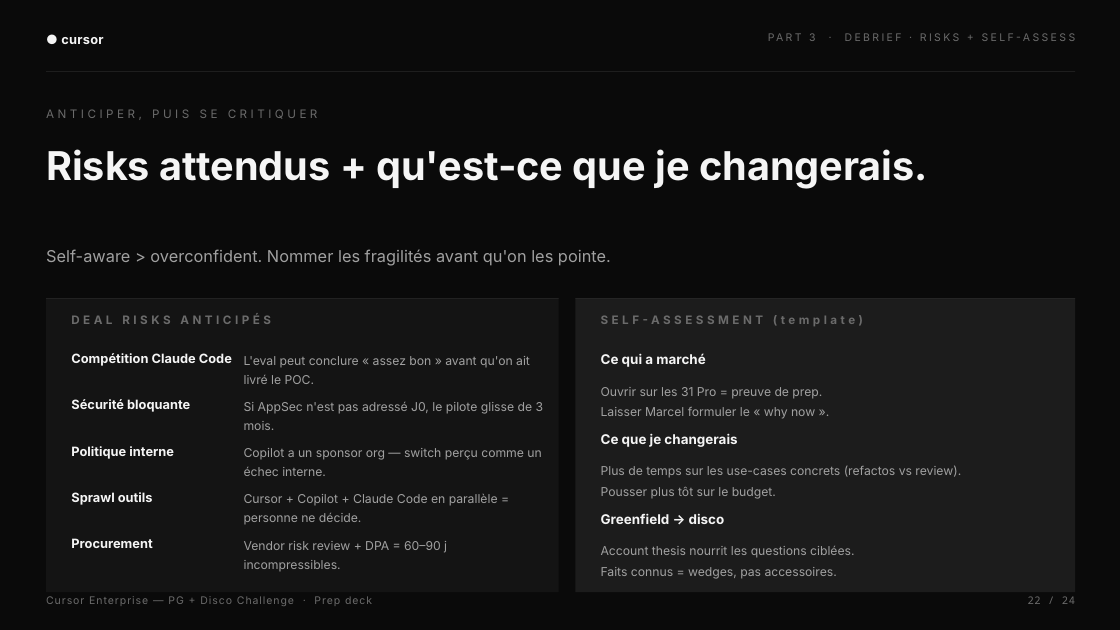
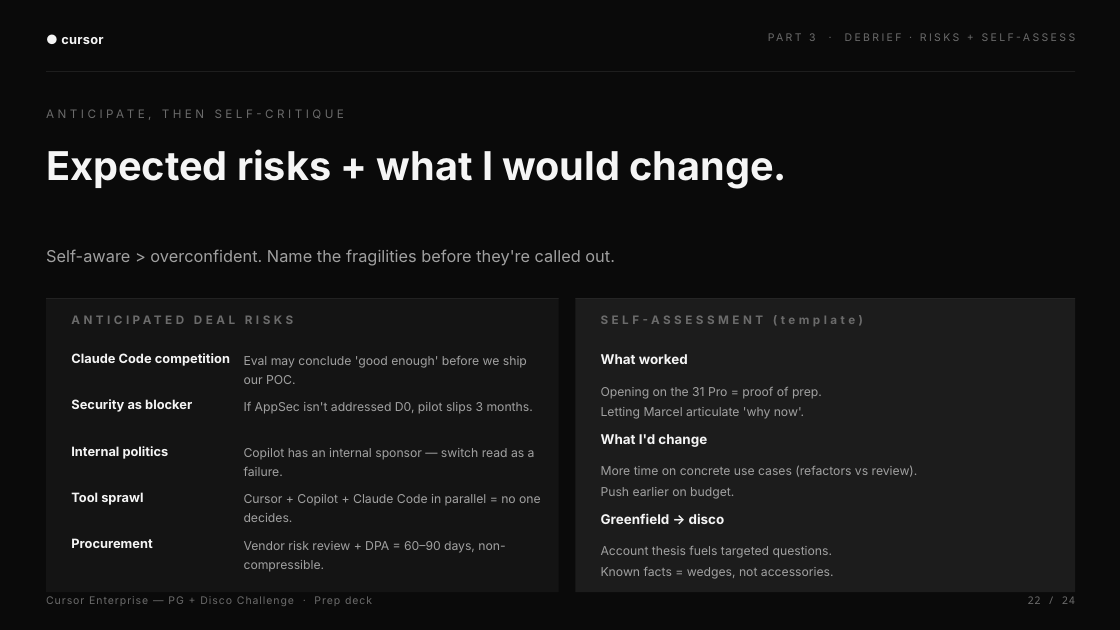
Before and after one commit to heliemonnoyeur-source/media-ae-cockpit, a slide deck: slide 22 of decks/Cursor_Enterprise_Disco_Challenge.pptx. Drawn at 1120x630 pixels with LibreOffice and Linux fonts; fonts in the diff are those of the drawing. Boxes give left, top, right and bottom in pixels: in the first picture for what was removed or moved away, otherwise in the second. Text is boxed around its words. In the diff, an @@ line names an element or a change of style, - is before the commit and + after.

```diff
--- a/decks/Cursor_Enterprise_Disco_Challenge.pptx
+++ b/decks/Cursor_Enterprise_Disco_Challenge.pptx
@@ text at [46, 109, 318, 120]: text changed @@
-ANTICIPER, PUIS SE CRITIQUER
+ANTICIPATE, THEN SELF-CRITIQUE
@@ text at [46, 149, 787, 189]: text changed @@
-Risks attendus + qu'est-ce que je changerais.
+Expected risks + what I would change.
@@ text at [46, 249, 615, 266]: text changed @@
-Self-aware > overconfident. Nommer les fragilités avant qu'on les pointe.
+Self-aware > overconfident. Name the fragilities before they're called out.
@@ text at [71, 314, 271, 324]: text changed @@
-DEAL RISKS ANTICIPÉS
+ANTICIPATED DEAL RISKS
@@ text at [71, 353, 230, 366]: text changed @@
-Compétition Claude Code
+Claude Code competition
@@ text at [244, 356, 527, 384]: text changed @@
-L'eval peut conclure « assez bon » avant qu'on ait livré le POC.
+Eval may conclude 'good enough' before we ship our POC.
@@ text at [601, 354, 688, 364]: text changed @@
-Ce qui a marché
+What worked
@@ text at [601, 387, 822, 419]: text changed @@
-Ouvrir sur les 31 Pro = preuve de prep.
-Laisser Marcel formuler le « why now ».
+Opening on the 31 Pro = proof of prep.
+Letting Marcel articulate 'why now'.
@@ text at [71, 399, 192, 412]: text changed @@
-Sécurité bloquante
+Security as blocker
@@ text at [244, 402, 533, 414]: text changed @@
-Si AppSec n'est pas adressé J0, le pilote glisse de 3 mois.
+If AppSec isn't addressed D0, pilot slips 3 months.
@@ text at [71, 446, 169, 459]: text changed @@
-Politique interne
+Internal politics
@@ text at [244, 448, 535, 476]: text changed @@
-Copilot a un sponsor org — switch perçu comme un échec interne.
+Copilot has an internal sponsor — switch read as a failure.
@@ text at [601, 434, 707, 447]: text changed @@
-Ce que je changerais
+What I'd change
@@ text at [601, 465, 918, 499]: text changed @@
-Plus de temps sur les use-cases concrets (refactos vs review).
-Pousser plus tôt sur le budget.
+More time on concrete use cases (refactors vs review).
+Push earlier on budget.
@@ text at [71, 492, 143, 505]: text changed @@
-Sprawl outils
+Tool sprawl
@@ text at [244, 494, 541, 522]: text changed @@
-Cursor + Copilot + Claude Code en parallèle = personne ne décide.
+Cursor + Copilot + Claude Code in parallel = no one decides.
@@ text at [244, 541, 505, 572]: text changed @@
-Vendor risk review + DPA = 60–90 j incompressibles.
+Vendor risk review + DPA = 60–90 days, non-compressible.
@@ text at [601, 546, 834, 579]: text changed @@
-Account thesis nourrit les questions ciblées.
-Faits connus = wedges, pas accessoires.
+Account thesis fuels targeted questions.
+Known facts = wedges, not accessories.
```
Also in this commit, not shown: 22 other slides changed, 1 slide added, 1 slide removed, 27 other files.
